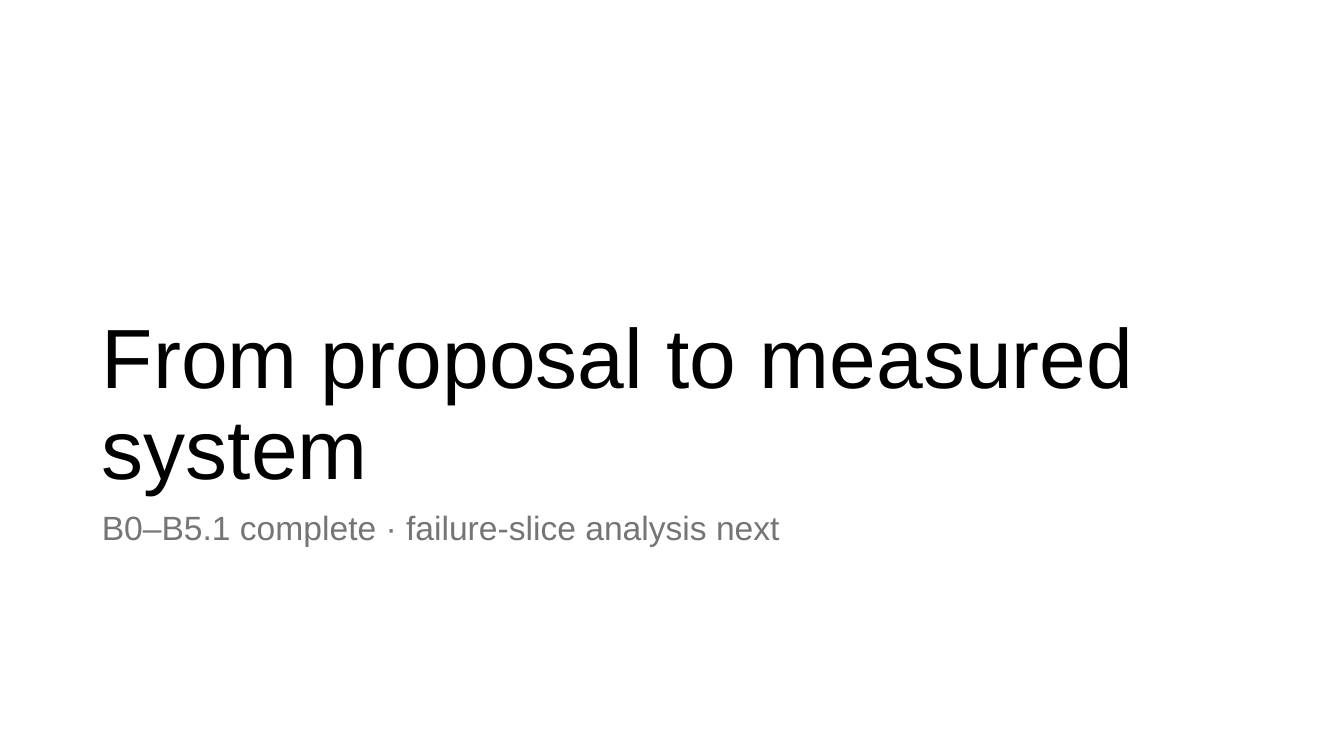
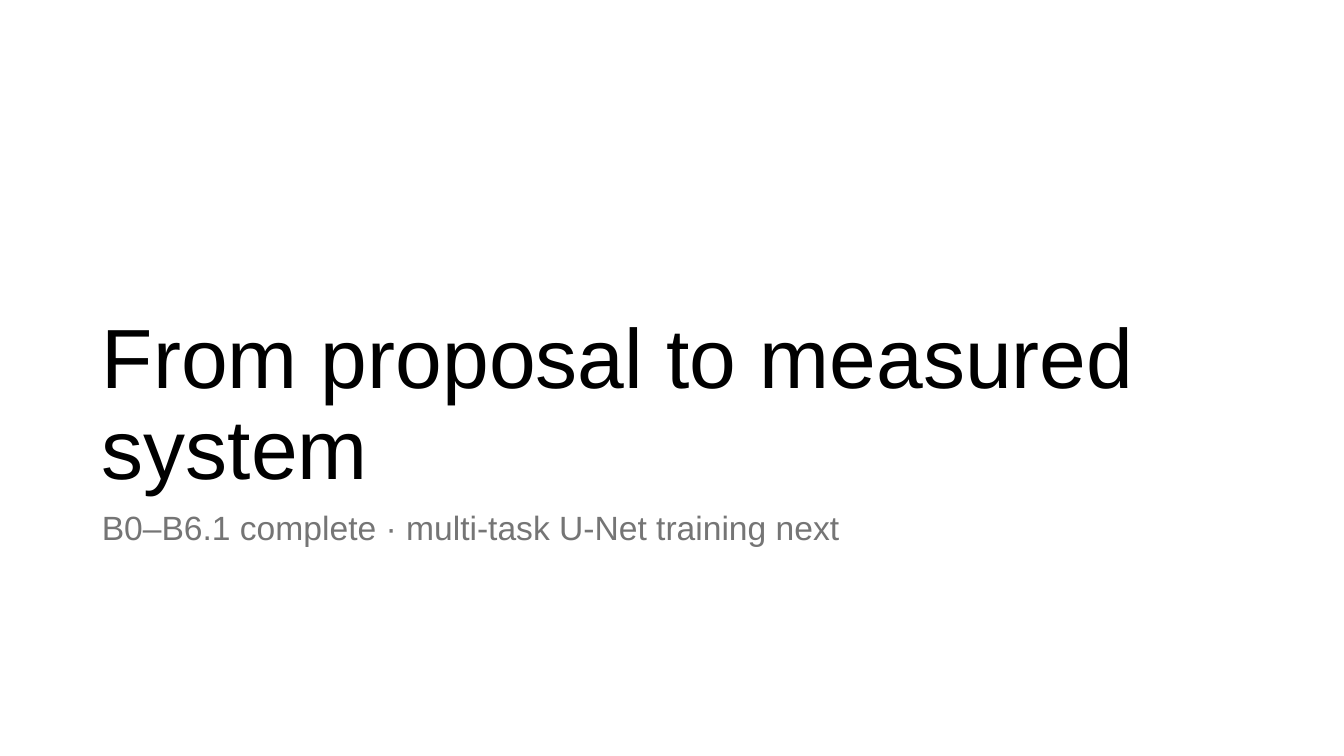
Before and after one commit to nocleo/ADVLSI2_Project_updated, a slide deck: slide 9 of presentation/ADVLSI2_DRC_CNN_Project_Progress.pptx. Drawn at 1344x756 pixels with LibreOffice and Linux fonts; fonts in the diff are those of the drawing. Boxes give left, top, right and bottom in pixels: in the first picture for what was removed or moved away, otherwise in the second. Text is boxed around its words. In the diff, an @@ line names an element or a change of style, - is before the commit and + after.

```diff
--- a/presentation/ADVLSI2_DRC_CNN_Project_Progress.pptx
+++ b/presentation/ADVLSI2_DRC_CNN_Project_Progress.pptx
@@ text at (102,515,839,547): text changed @@
-B0–B5.1 complete · failure-slice analysis next
+B0–B6.1 complete · multi-task U-Net training next
```
Also in this commit, not shown: 3 other slides changed, 4 slides added, 1 other file.
